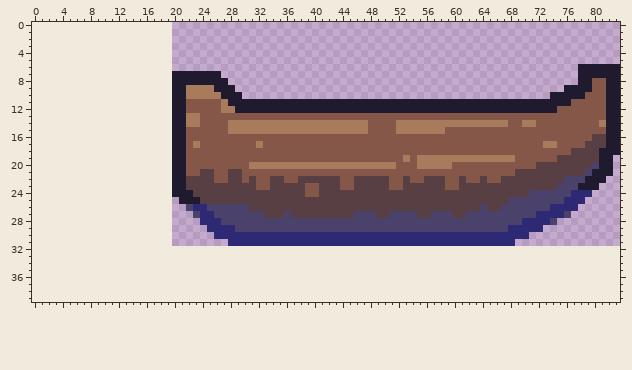
File history of a pixel-art file, res/img/boat.aseprite. Above is the file before it was changed.
64x32 pixels, 1 frame. The old version is drawn lined up with the new one, on the new canvas.
The same view after the edit:
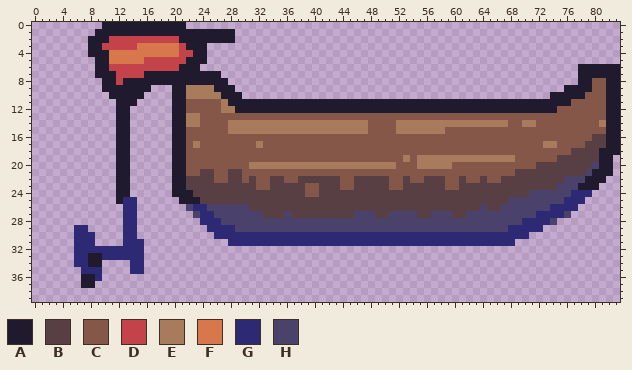
Palette (. is transparent): A #1f1a2e  B #573f44  C #855749  D #c44249  E #a77b5b  F #d9774c  G #2d2975  H #4a426b
Changes in this commit:
canvas 64x32 -> 84x40, the old top-left corner now at 20,0
Colour A now appears in row 0 at x 10 to 21; in row 1 at x 9 to 28; in row 2 at x 8 to 10 and 21 to 28; in row 3 at x 8 to 9 and 22 to 24; in row 4 at x 8 to 10 and 23 to 24; in row 5 at x 9 to 10 and 22 to 24.
Colour A now appears in row 6 at x 9 to 10 and 21 to 23; in row 7 at x 9 to 11 and 16 to 19; in row 8 at x 10 to 11 and 13 to 19; in row 9 at x 10 to 16; in row 10 at x 11 to 15; in row 11 at x 12 to 14.
Colour A now appears in rows 12 to 24 at x 12 to 13; in row 25 at x 12; in rows 33 to 34 at x 8 to 9; in rows 36 to 37 at x 7 to 8.
Colour D now appears in row 2 at x 11 to 20; in row 3 at x 10 to 14 and 21; in row 4 at x 21 to 22; in row 5 at x 16 to 21; in row 6 at x 11 to 20; in row 7 at x 12 to 15.
Colour D now appears in row 8 at x 12.
Colour F now appears in row 3 at x 15 to 20; in row 4 at x 11 to 20; in row 5 at x 11 to 15.
Colour G now appears in rows 25 to 28 at x 13 to 14; in row 29 at x 6 to 7 and 13 to 14; in row 30 at x 6 to 8 and 13 to 14; in row 31 at x 6 to 8 and 13 to 15; in row 32 at x 6 to 15; in row 33 at x 6 to 7 and 10 to 15.
Colour G now appears in row 34 at x 6 to 7 and 14 to 15; in row 35 at x 7 to 9 and 14 to 15; in row 36 at x 9.
Changed places in both pictures, as pixel boxes (x1, y1, x2, y2):
added: (74, 22, 235, 288)
